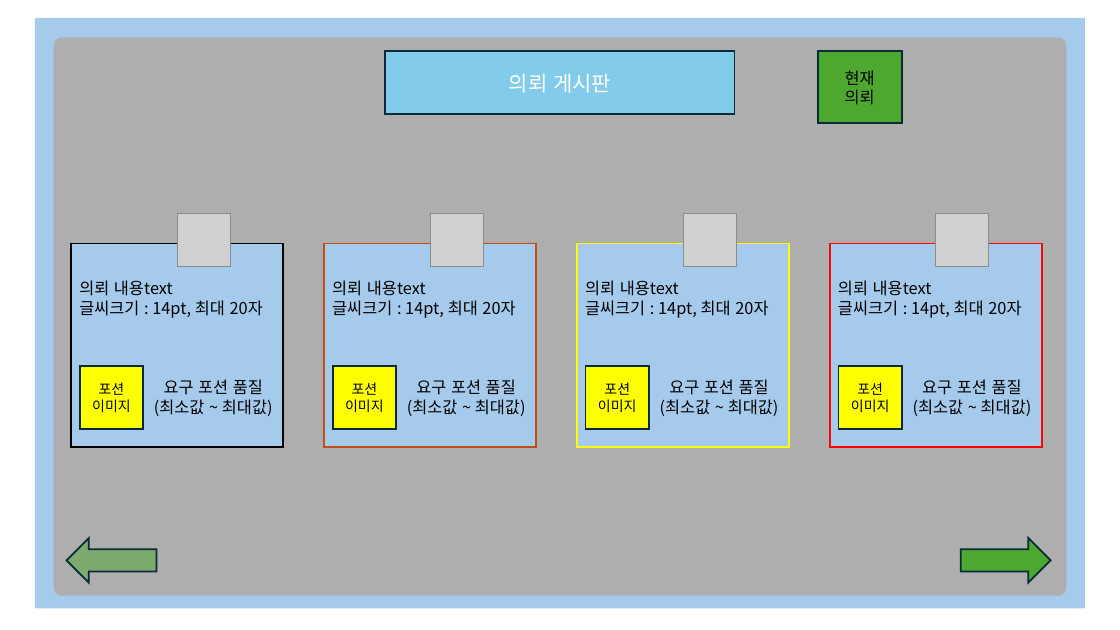
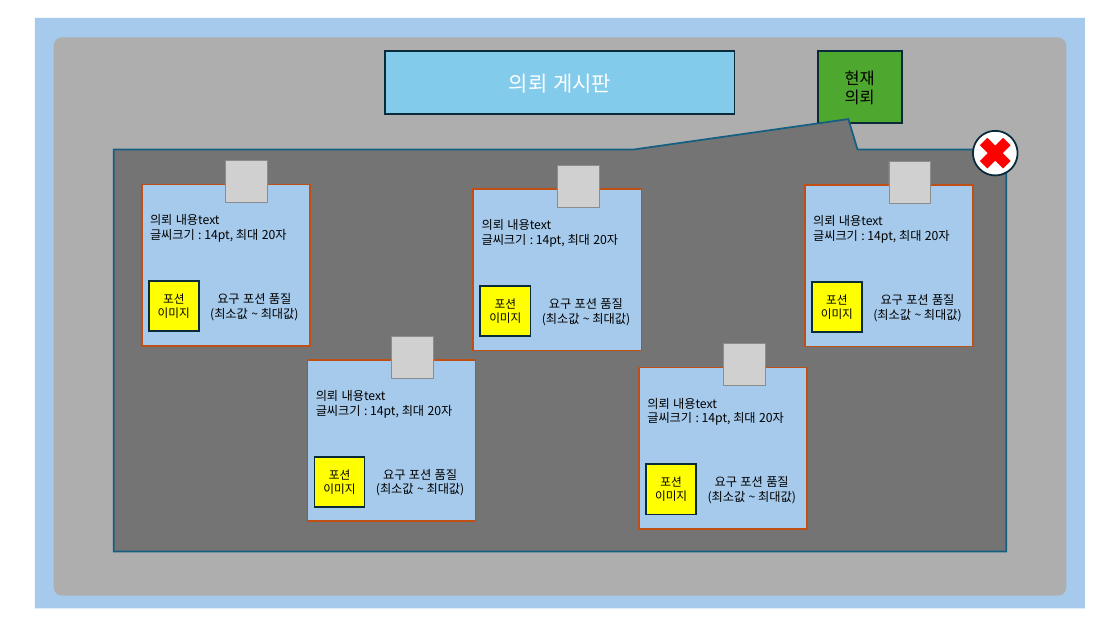
Before and after one commit to gws1017/BlackPotion, a slide deck: slide 3 of document/UI.pptx. Drawn at 1120x630 pixels with LibreOffice and Linux fonts; fonts in the diff are those of the drawing; grey boxes stand for pictures. Boxes give left, top, right and bottom in pixels: in the first picture for what was removed or moved away, otherwise in the second. Text is boxed around its words. In the diff, an @@ line names an element or a change of style, - is before the commit and + after.

```diff
--- a/document/UI.pptx
+++ b/document/UI.pptx
@@ ellipse added at box(973, 131, 1017, 176), fill #FFFFFF, outline #092A39 1.5 pt @@
@@ cross added at box(973, 131, 1017, 176), fill #FF0000 @@
@@ speech box added at box(113, 150, 1007, 552), fill #747474, outline #156082 1.5 pt @@
@@ picture: place and size @@
-picture at box(430, 213, 483, 266)
+picture at box(226, 160, 268, 202)
@@ picture: place and size @@
-picture at box(683, 213, 736, 266)
+picture at box(558, 166, 600, 208)
@@ picture: place and size @@
-picture at box(936, 213, 989, 266)
+picture at box(889, 161, 931, 203)
@@ text "의뢰 내용text": place and size @@
-text "의뢰 내용text" at box(332, 280, 515, 318)
+text "의뢰 내용text" at box(150, 214, 287, 242)
@@ rectangle: place and size @@
-rectangle at box(324, 244, 537, 448)
+rectangle at box(142, 185, 310, 346)
@@ text "의뢰 내용text": place and size @@
-text "의뢰 내용text" at box(838, 280, 1021, 318)
+text "의뢰 내용text" at box(813, 215, 950, 243)
@@ rectangle added at box(805, 186, 973, 347), fill #A6CAEC, outline #C04F15 1.5 pt @@
@@ rectangle removed at box(71, 244, 284, 448) @@
@@ rectangle removed at box(577, 244, 790, 448) @@
@@ rectangle removed at box(830, 244, 1043, 448) @@
@@ rectangle "포션": place and size @@
-rectangle "포션" at box(333, 365, 396, 429)
+rectangle "포션" at box(149, 281, 199, 332)
@@ text "요구 포션 품질": place and size @@
-text "요구 포션 품질" at box(407, 379, 526, 416)
+text "요구 포션 품질" at box(210, 293, 299, 321)
@@ group added at box(473, 189, 641, 350): 2 rectangles, 2 texts @@
+포션
+이미지
+의뢰 내용text
+글씨크기 : 14pt, 최대 20자
+요구 포션 품질
+(최소값 ~ 최대값)
@@ rectangle "포션": place and size @@
-rectangle "포션" at box(839, 365, 902, 429)
+rectangle "포션" at box(812, 282, 862, 333)
@@ text "요구 포션 품질": place and size @@
-text "요구 포션 품질" at box(913, 379, 1032, 416)
+text "요구 포션 품질" at box(873, 294, 962, 322)
@@ picture: place and size @@
-picture at box(177, 213, 230, 266)
+picture at box(392, 336, 434, 378)
@@ picture added at box(723, 344, 765, 386) @@
@@ text "의뢰 내용text": place and size @@
-text "의뢰 내용text" at box(79, 280, 263, 318)
+text "의뢰 내용text" at box(316, 390, 453, 418)
@@ rectangle added at box(308, 360, 476, 521), fill #A6CAEC, outline #C04F15 1.5 pt @@
@@ rectangle added at box(639, 367, 807, 528), fill #A6CAEC, outline #C04F15 1.5 pt @@
@@ text "의뢰 내용text": place and size @@
-text "의뢰 내용text" at box(585, 280, 768, 318)
+text "의뢰 내용text" at box(647, 398, 784, 425)
@@ size 12 to 10 pt in 4 elements at box(149, 281, 199, 332), box(812, 282, 862, 333), box(646, 465, 697, 515), box(314, 457, 365, 507) @@
@@ rectangle "포션": place and size @@
-rectangle "포션" at box(80, 365, 143, 429)
+rectangle "포션" at box(314, 457, 365, 507)
@@ size 14 to 10.5 pt in 8 elements at box(150, 214, 287, 242), box(210, 293, 299, 321), box(813, 215, 950, 243), box(708, 476, 796, 504), box(873, 294, 962, 322), box(647, 398, 784, 425), box(316, 390, 453, 418), box(376, 469, 465, 495) @@
@@ text "요구 포션 품질": place and size @@
-text "요구 포션 품질" at box(154, 379, 273, 416)
+text "요구 포션 품질" at box(376, 469, 465, 495)
@@ rectangle "포션": place and size @@
-rectangle "포션" at box(586, 365, 649, 429)
+rectangle "포션" at box(646, 465, 697, 515)
@@ text "요구 포션 품질": place and size @@
-text "요구 포션 품질" at box(660, 379, 779, 416)
+text "요구 포션 품질" at box(708, 476, 796, 504)
@@ right arrow removed at box(66, 539, 156, 583) @@
@@ right arrow removed at box(961, 539, 1051, 583) @@
```
Also in this commit, not shown: 2 other files.
